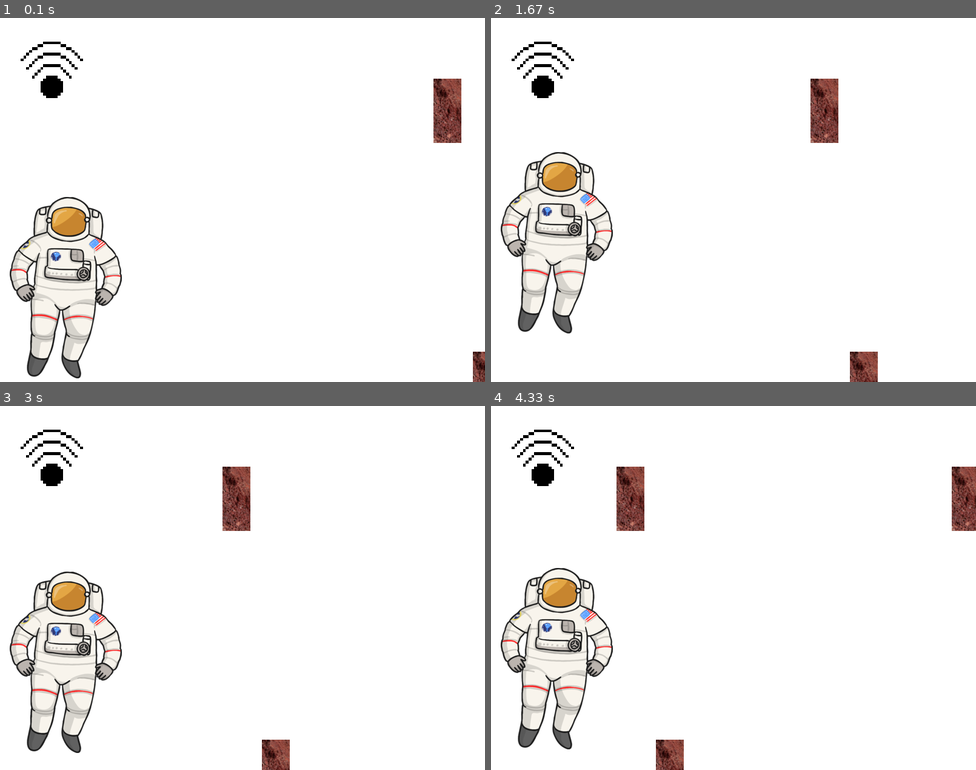
Above: before the commit, frames 1-4 (two rows, left to right).
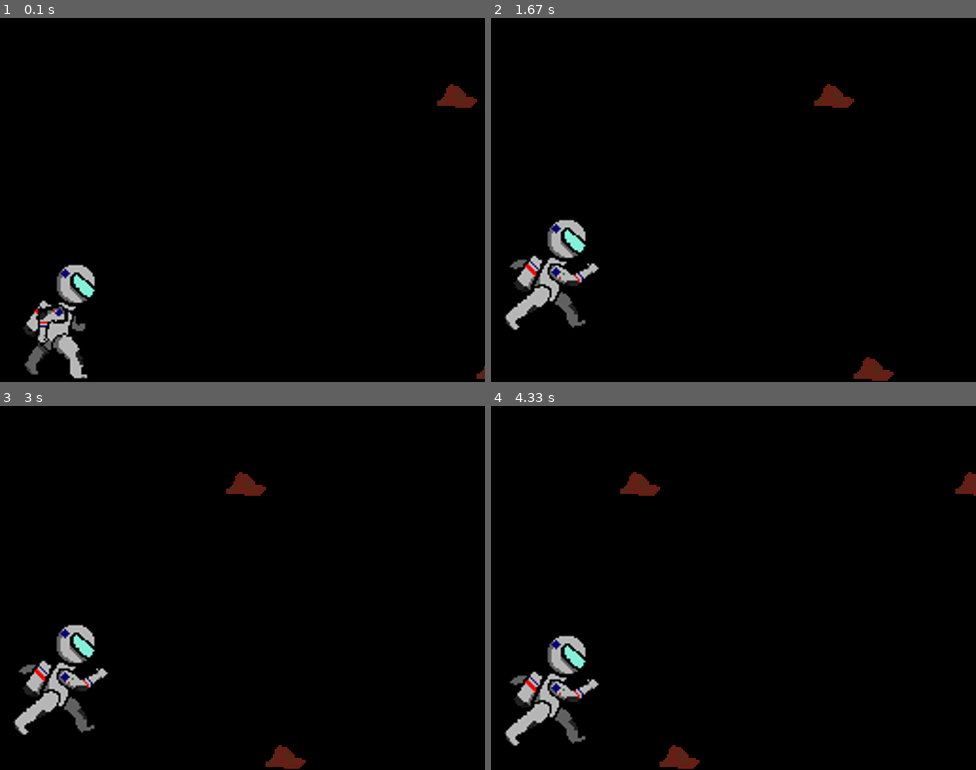
Above: after the commit, the same moments.

Repository: Elizabeth-mqz-gmz/MARS-Pitz_CanYouHearMeNow-
Game: pygame game, started from Code/astronaut.py
The game is run twice, just before and just after one commit, with the same random seed, the same clock (stepped at 60 frames per second) and the same inputs.
Inputs:
- Up to frame 1 (0.1 s): no input
- Up to frame 2 (1.67 s): hold Up 0.33-0.8 s; hold Up 0.83-1.2 s; hold Up 1.23-1.53 s
- Up to frame 3 (3 s): no input
- Up to frame 4 (4.33 s): hold Up 3.77-4.13 s; hold Up from 4.17 s (still down)

The runs differ from the first frame. In frame 1, 99% of the frame differs, in the area x 0-100%, y 0-100%; in frame 2, 99%; in frame 3, 99%; in frame 4, 99%.

Commit message:
the sprites dont't wortk

Diff:
--- a/Code/astronaut.py
+++ b/Code/astronaut.py
@@ -1,5 +1,6 @@
 import pygame as pg
 import random
+from time import time
 
 MEDIAPATH = "../Media/Astronaut/"
 
@@ -26,6 +27,7 @@
         self.head = (self.image.get_width()/2 - 20, self.image.get_width()/2 + 20)
         self.jumpping = { "isJummping" : False,
                             "up" : False}
+        self.sprite = 0
 
     def jump(self):
 
@@ -33,7 +35,7 @@
         #finishes a jump cycle, this means
         #that he must go up and down to do it again
 
-        max = 200
+        max = displayHeight - self.image.get_height() - 100
         min = displayHeight - self.image.get_height()
         increment = 1
 
@@ -48,19 +50,39 @@
                 if self.coord[1] >= min:
                     self.jumpping["up"] = True
                     self.jumpping["isJummping"] = False
-
-        printImage(self.image, self.coord[0], self.coord[1])
+        else:
+            self.move()
+        width = self.image.get_width()/6
+        gameDisplay.blit(self.image, (self.coord[0], self.coord[1]), (width * self.sprite, 0, width, self.image.get_height()))
+
+    #Animate astronaut running
+    def move(self):
+        if self.sprite  < 5 :
+            self.sprite += 1
+        else:
+            self.sprite = 0
 
 class Obstacle:
     def __init__(self, image, x, y):
         self.image = pg.image.load(MEDIAPATH + image)
+        self.image = pg.transform.scale(self.image, (self.image.get_width()*3, self.image.get_height()*3))
+
+        self.sprite = self.defineObs()
         self.coord = [x,y]
         self.pas = False
+
+    def defineObs(self):
+        rand = random.randrange(0, 6)
+        rand = 5
+        w = self.image.get_width() / 2
+        h = self.image.get_height() / 3
+        sprites = [[0,0],[w,0], [0,h], [w,h],[0,h*2], [w,h*2]]
+        return (sprites[rand][0],sprites[rand][1], sprites[rand][0]+w, sprites[rand][1]+h)
 
     def move(self, vel):
         if self.image.get_width() + self.coord[0] > 0:
             self.coord[0] -= vel
-            printImage(self.image, self.coord[0],self.coord[1])
+            gameDisplay.blit(self.image, (self.coord[0], self.coord[1]), self.sprite)
 
         #The atronaut pased the obstacle
         else:
@@ -126,11 +148,11 @@
 
 def gameLoop():
 
-    astro = Astronaut("astronaut.png")
+    astro = Astronaut("Run.png")
     # obs1 = Obstacle("obstacle1.png")
     obs_vec,obs_vec_up = [], []
-    obs_vec.append(Obstacle("obstacle1.png",displayWidth,displayHeight - 50 ))
-    obs_vec_up.append(Obstacle("obstacle1.png",displayWidth - 65,displayHeight - 500 ))
+    obs_vec.append(Obstacle("Obstacle1.png",displayWidth,displayHeight - 50 ))
+    obs_vec_up.append(Obstacle("Obstacle1.png",displayWidth - 65,displayHeight - 500 ))
 
     points = 0
     # interference
@@ -163,7 +185,7 @@
                     # Make random the time of creation of new obstacles
                     time = random.randrange(2,6)
                     pg.time.set_timer(pg.USEREVENT+1, 1000*time)
-                    obs_vec.append(Obstacle("obstacle1.png",displayWidth,displayHeight - 50 ))
+                    obs_vec.append(Obstacle("Obstacle1.png",displayWidth,displayHeight - 50 ))
 
                 if event.type == pg.USEREVENT+2:
                     pg.time.set_timer(pg.USEREVENT+2, 0)
@@ -174,17 +196,17 @@
                     change = True
 
                 if event.type == pg.USEREVENT+4:
-                    obs_vec_up.append(Obstacle("obstacle1.png",displayWidth,displayHeight - 500 ))
-
-            gameDisplay.fill((255,255,255))
-
-            if len(obs_vec):
-                if obs_vec[0].coord[0] <= astro.foot[1] and obs_vec[0].coord[0] >= astro.foot[0]:
-                    astro.crashed = check(astro, obs_vec[0], False)
-
-            if len(obs_vec_up):
-                if obs_vec_up[0].coord[0] <= astro.head[1] and obs_vec_up[0].coord[0] >= astro.head[0]:
-                    astro.crashed = check(astro, obs_vec_up[0], True)
+                    obs_vec_up.append(Obstacle("Obstacle1.png",displayWidth,displayHeight - 500 ))
+
+            gameDisplay.fill((0,0,0))
+
+            # if len(obs_vec):
+            #     if obs_vec[0].coord[0] <= astro.foot[1] and obs_vec[0].coord[0] >= astro.foot[0]:
+            #         astro.crashed = check(astro, obs_vec[0], False)
+            #
+            # if len(obs_vec_up):
+            #     if obs_vec_up[0].coord[0] <= astro.head[1] and obs_vec_up[0].coord[0] >= astro.head[0]:
+            #         astro.crashed = check(astro, obs_vec_up[0], True)
 
             # Ground objects
             i = 0
Binary file removed: Media/Astronaut/Obstacles.png
Binary file removed: Media/Astronaut/astronaut.png
Binary file changed: Media/Astronaut/obstacle1.png
